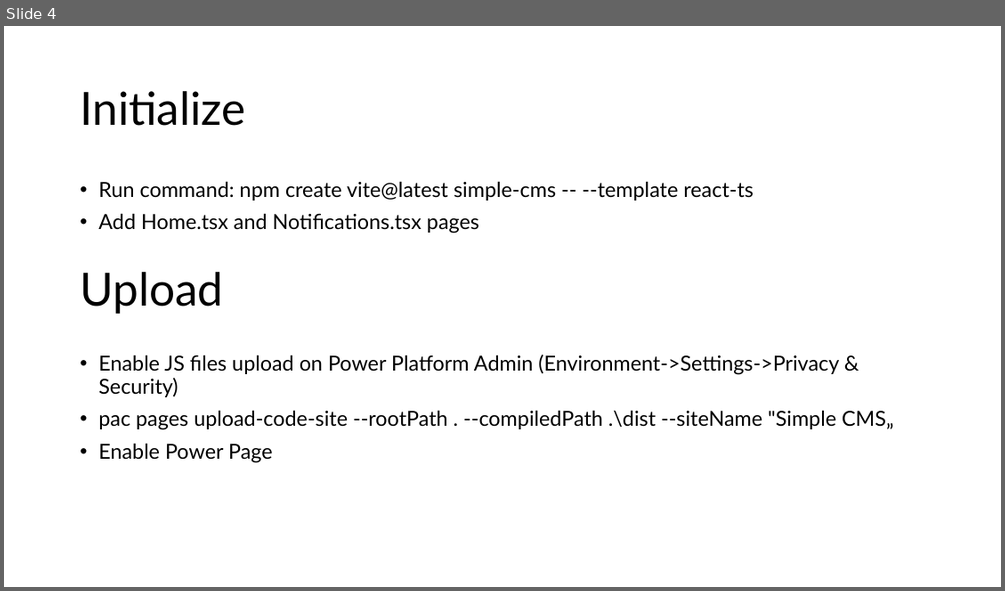
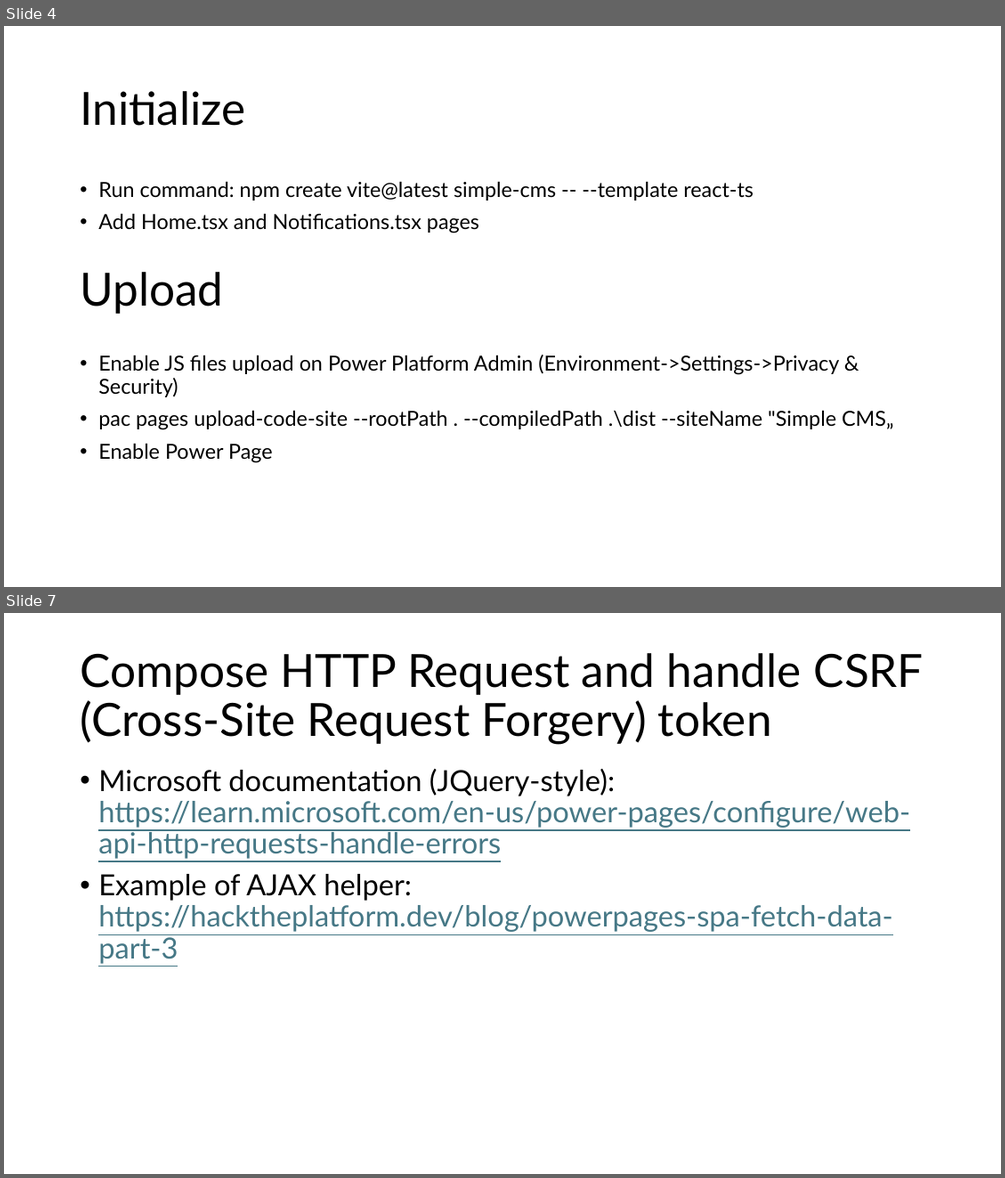
Before and after one commit to gashupl/power-pages-spa-simple-cms-demo, a slide deck: Power Pages Single Page App Demo.pptx. Shown one above the other, each under a label of ours: slide 4 before the commit, slides 4 and 7 after it; the slides between them are not shown. The pictures are 1005x591 and 1005x1178 pixels, drawn with LibreOffice and Linux fonts; fonts in the diff are those of the drawing. Boxes give left, top, right and bottom in pixels: in the first picture for what was removed or moved away, otherwise in the second. Text is boxed around its words. In the diff, an @@ line names an element or a change of style, - is before the commit and + after.

Commit message:
Configuration update + retrieving information records from Power Pages API

```diff
--- a/Power Pages Single Page App Demo.pptx
+++ b/Power Pages Single Page App Demo.pptx
@@ slide 7 added at <box>4,613,1001,1174</box>, background #FFFFFF @@
@@ title added at <box>80,653,923,745</box>, 44 pt, text #000000 @@
+Compose HTTP Request and handle CSRF (Cross-Site Request Forgery) token
@@ text added at <box>98,769,910,964</box>, 28 pt, text #467886, underline @@
+• Microsoft documentation (JQuery-style): https://learn.microsoft.com/en-us/power-pages/configure/web-api-http-requests-handle-errors
+• Example of AJAX helper: https://hacktheplatform.dev/blog/powerpages-spa-fetch-data-part-3
```
Also in this commit, not shown: 4 other slides added, 24 other files.
